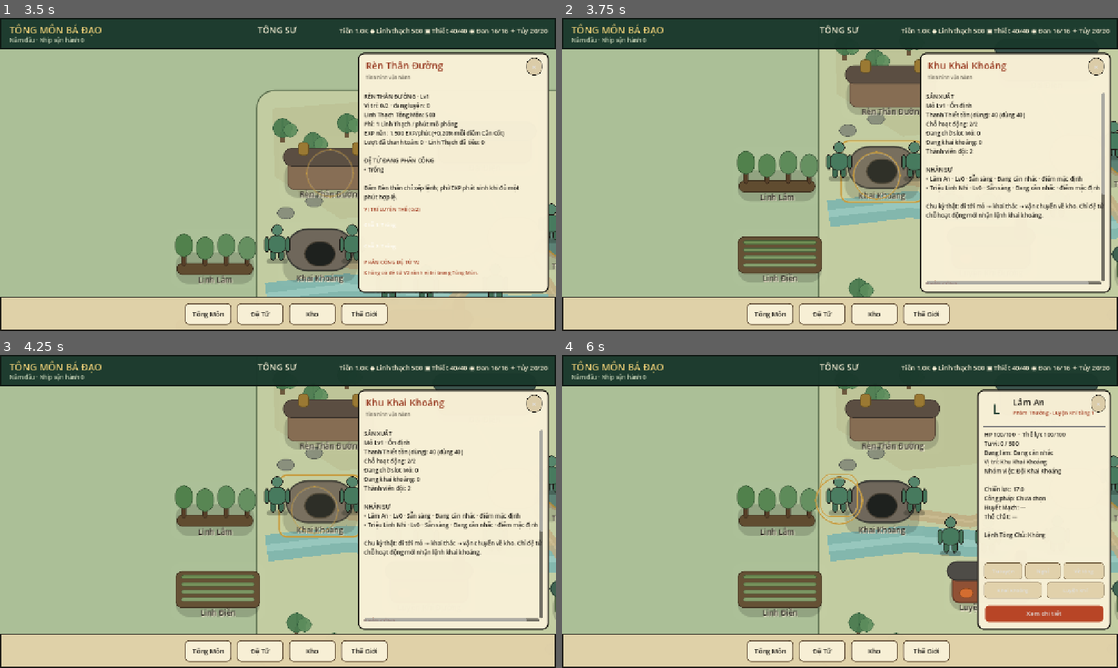
Above: before the commit, frames 1-4 (two rows, left to right).
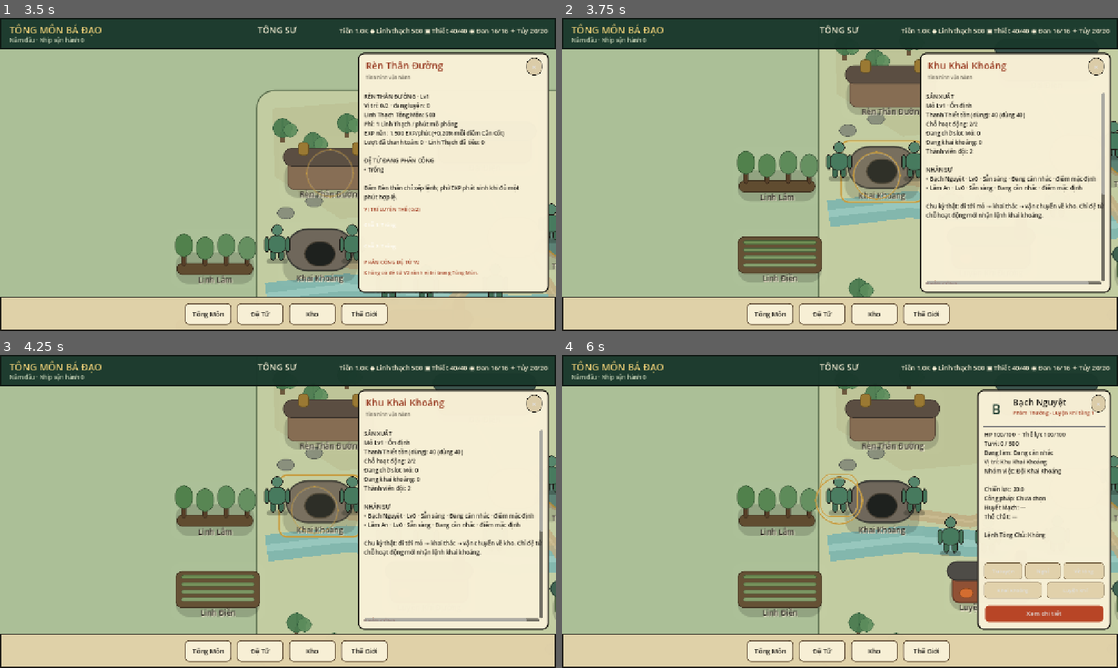
Above: after the commit, the same moments.

Repository: vuanhtuan161094-byte/TongMonBaDao
Game: Godot game, scene res://scenes/p3/p3_2_landscape_sect.tscn
Same seed, same stepped clock (60 frames per second), same inputs: the game is played once before the commit and once after it.
Inputs (mouse positions are in pixels of both pictures, inside the frame that each line leads up to):
- Up to frame 1 (3.5 s): click (278, 89) at 0.5 s; click (511, 161) at 1.25 s; click (189, 174) at 2 s; click (428, 330) at 2.75 s
- Up to frame 2 (3.75 s): click (884, 252) at 3.5 s
- Up to frame 3 (4.25 s): no input
- Up to frame 4 (6 s): click (778, 511) at 4.25 s; click (778, 589) at 5 s; click (840, 411) at 5.77 s

Frame 1 is identical in both runs. In frame 2, 0.6% of the frame differs, in the area x 66-97%, y 50-56%; in frame 3, 0.6%; in frame 4, 0.2%.

Commit message:
fix(c4-be01): route locked legacy roster directly to existing Dẫn Tiên Đài recruitment UI [skip ci]

Diff:
--- a/godot/src/presentation/p3_2_landscape_sect.gd
+++ b/godot/src/presentation/p3_2_landscape_sect.gd
@@ -434,6 +434,13 @@
     _clear_pointer_state()
     var panel := HuntingPlayPanelV2.new()
     panel.name = "LiveHuntingPveV2"
+    # Reuse existing production recruitment UX, never create a second
+    # candidate-generation/migration command in the combat screen.
+    panel.request_guidance.connect(func():
+        if is_instance_valid(panel):
+            panel.queue_free()
+        _open_building(SectMapPresentation.DEST_GUIDANCE)
+    )
     popup_layer.add_child(panel)
     panel.open_session(runtime_session)
 
